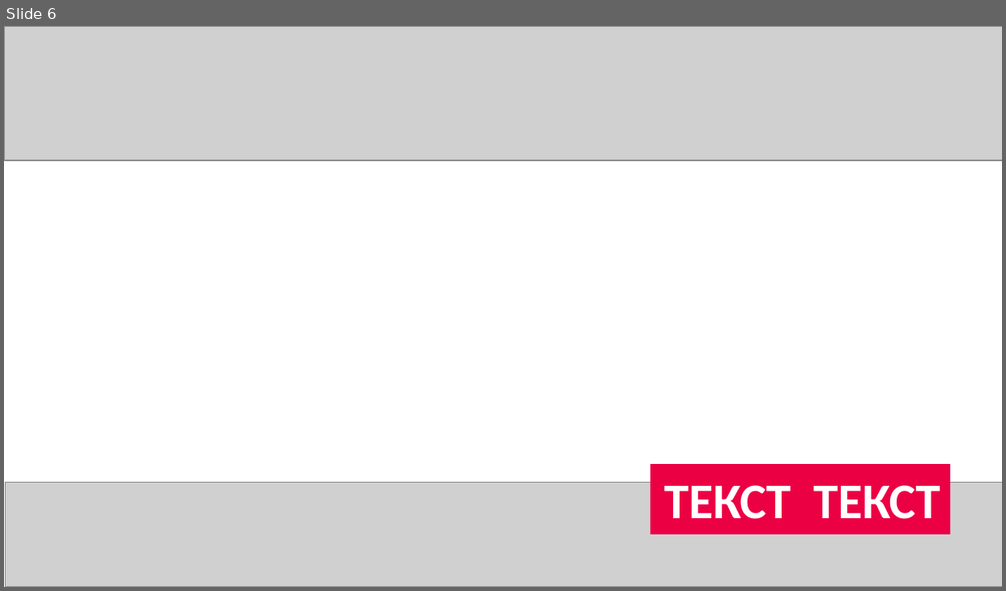
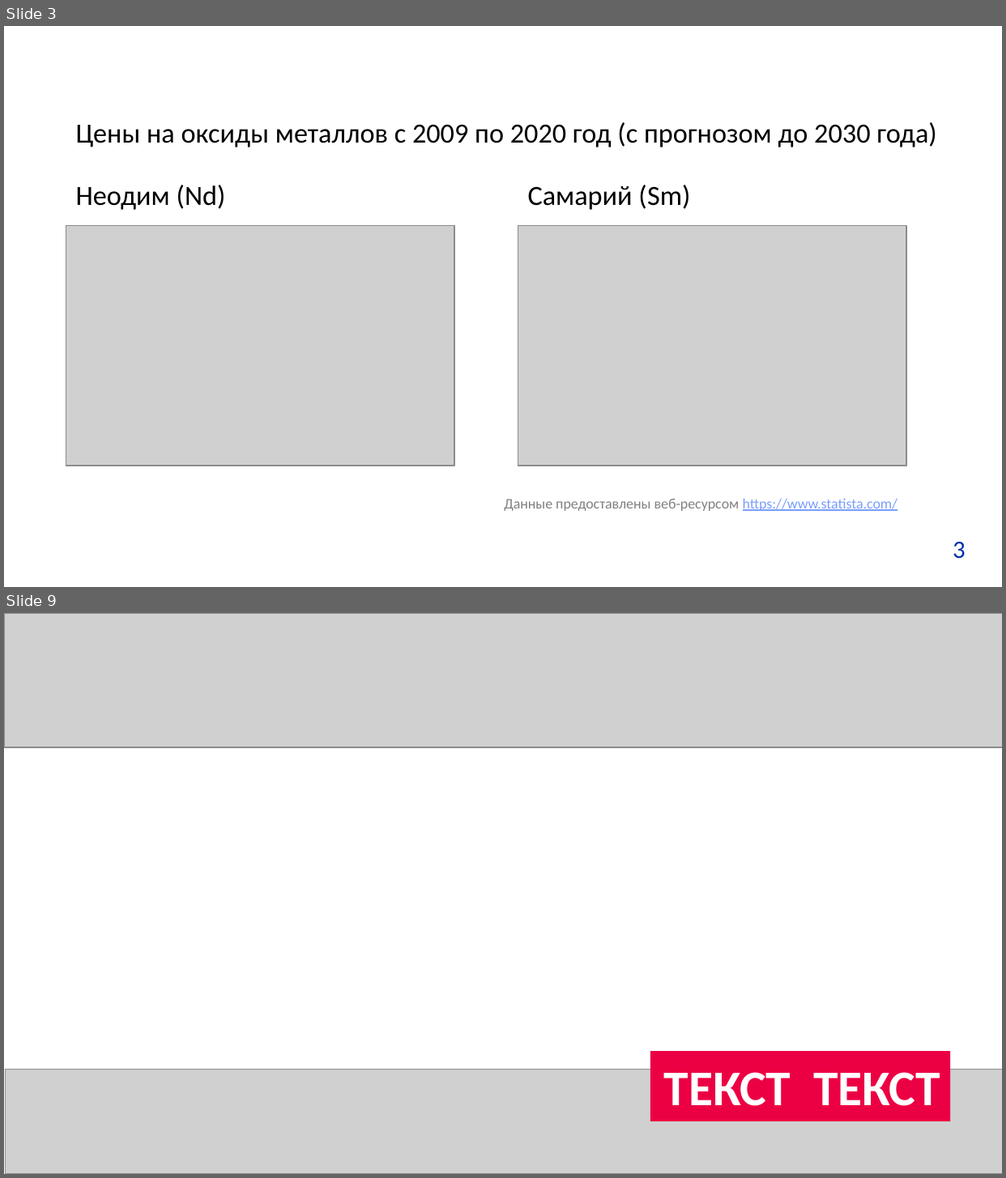
Before and after one commit to yungvldai/diploma, a slide deck: presentation/production.pptx. Shown one above the other, each under a label of ours: slide 6 before the commit, slides 3 and 9 after it; the slides between them are not shown. The pictures are 1006x591 and 1006x1178 pixels, drawn with LibreOffice and Linux fonts; fonts in the diff are those of the drawing; grey boxes stand for pictures; background and template pictures are left out. Boxes give left, top, right and bottom in pixels: in the first picture for what was removed or moved away, otherwise in the second. Text is boxed around its words. In the diff, an @@ line names an element or a change of style, - is before the commit and + after.

```diff
--- a/presentation/production.pptx
+++ b/presentation/production.pptx
@@ slide 3 added at (4,26,1002,587), background picture (left out) @@
@@ text added at (76,122,937,148), 20 pt, text #000000 @@
+Цены на оксиды металлов с 2009 по 2020 год (с прогнозом до 2030 года)
@@ text added at (76,185,226,210), 20 pt, text #000000 @@
+Неодим (Nd)
@@ text added at (528,185,690,210), 20 pt, text #000000 @@
+Самарий (Sm)
@@ picture added at (66,225,454,466) @@
@@ picture added at (518,225,906,466) @@
@@ text added at (504,498,897,511), 10.5 pt, text #808080 @@
+Данные предоставлены веб-ресурсом https://www.statista.com/
@@ text added at (953,542,965,559), 18 pt, text #0230AC @@
+3
@@ what was slide 6 is now slide 9 @@
```
Also in this commit, not shown: 1 slide changed, 7 other slides added, 6 slides removed, 14 other files.
